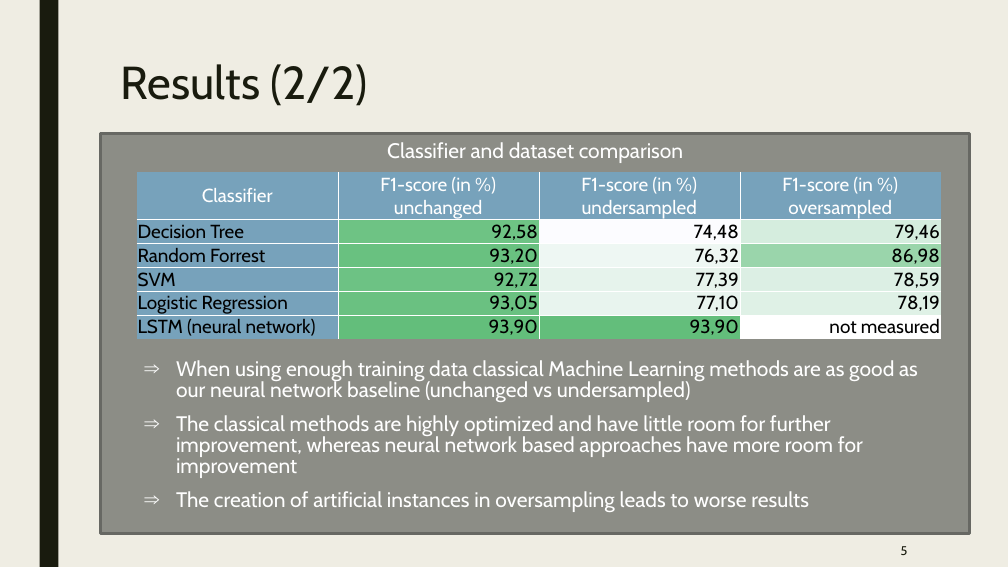
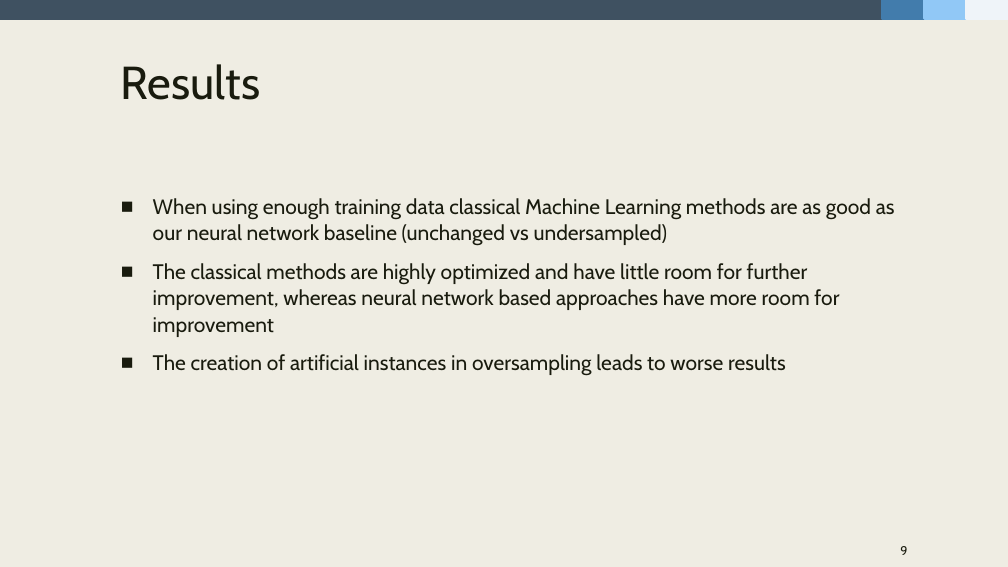
Before and after one commit to fidsusj/HateSpeechDetection, a slide deck: slide 9 of docs/presentation/presentation-slides.pptx (slide 5 before the commit). Drawn at 1008x567 pixels with LibreOffice and Linux fonts; fonts in the diff are those of the drawing. Boxes give left, top, right and bottom in pixels: in the first picture for what was removed or moved away, otherwise in the second. Text is boxed around its words. In the diff, an @@ line names an element or a change of style, - is before the commit and + after.

```diff
--- a/docs/presentation/presentation-slides.pptx
+++ b/docs/presentation/presentation-slides.pptx
@@ rectangle added at [0,0,883,19], fill #3F5161, outline #3F5161 2.75 pt @@
@@ rectangle removed at [39,0,58,567] @@
@@ rectangle added at [883,0,925,19], fill #427CAC, outline #427CAC 2.75 pt @@
@@ rectangle added at [925,0,966,19], fill #91C8F6, outline #91C8F6 2.75 pt @@
@@ rectangle added at [966,0,1008,19], fill #EFF4F9, outline #EFF4F9 2.75 pt @@
@@ title at [121,64,260,100]: text changed @@
-Results (2/2)
+Results
@@ rectangle removed at [101,134,969,534] @@
-Classifier and dataset comparison
@@ table removed at [137,172,941,340], 6 rows, 4 columns @@
-Classifier | F1-score (in %) / unchanged | F1-score (in %) / undersampled | F1-score (in %) / oversampled
-Decision Tree | 92,58 | 74,48 | 79,46
-Random Forrest | 93,20 | 76,32 | 86,98
-SVM | 92,72 | 77,39 | 78,59
-Logistic Regression | 93,05 | 77,10 | 78,19
-LSTM (neural network) | 93,90 | 93,90 | not measured
@@ text "When using enough training data ...": place and size @@
-text "When using enough training data ..." at [176,360,918,512]
+text "When using enough training data ..." at [153,198,895,376]
@@ text "When using enough training data ..." at [153,198,895,376]: text colour #FFFFFF to #191B0E; bullet ⇒ to ■; line spacing 0.84 to 1.04 @@
@@ page number at [900,546,907,555]: text changed @@
-5
+9
```
Also in this commit, not shown: 5 other slides changed, 7 slides added.
